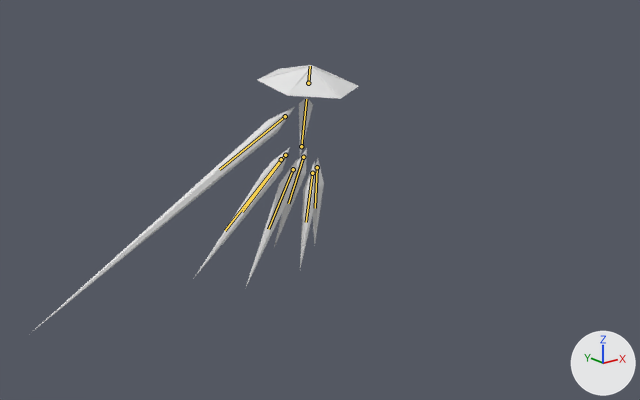
A saved change to the Blender file Enemies/Clarity.blend.
The view is the same before and after, from a camera (50 mm lens) standing at (-71.2, -93.1, 33.5) and looking at (-3.1, -7.9, -0.6). Every picture has the same lights, and +X, +Y and +Z are marked at lower right. The first picture is the older version. Both versions are drawn at frame 54 of the action 'LeftSliceFromWait'; the numbers are the values there. The bones that bend it are drawn over the model as lines.

The first picture shows 'Arm', 'BackRight', 'FrontRight', 'Hat', 'MiddleLeft', 'MiddleRight' and 3 more.
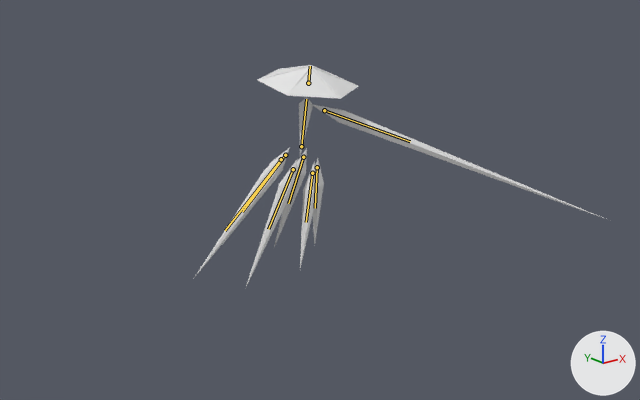
The edits, one by one:
Bone 'Arm' (bone_arm) moves from (0.0, 0.0, 0.0) to (-1.96, -4.66, 2.37).
Bone 'Arm' (bone_arm) turns from (0, 0, -4) to (134, -4, -49) degrees about its own x, y and z.

What differs and where, as boxes [x1, y1, x2, y2] in the pictures (640 x 400 px):
'Arm', posed (12% wider, 48% shorter): before [31, 107, 295, 333]; after [311, 104, 608, 220]
bone 'Arm', root to tip: before (285, 116) to (219, 169); after (324, 110) to (410, 141)
